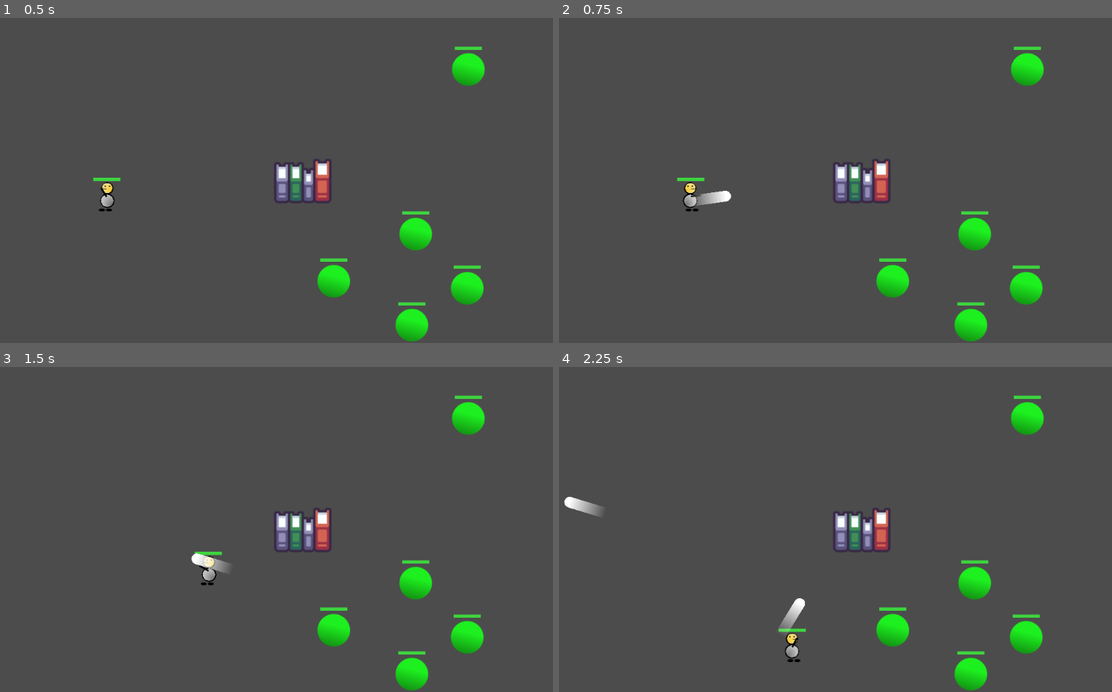
Above: before the commit, frames 1-4 (two rows, left to right).
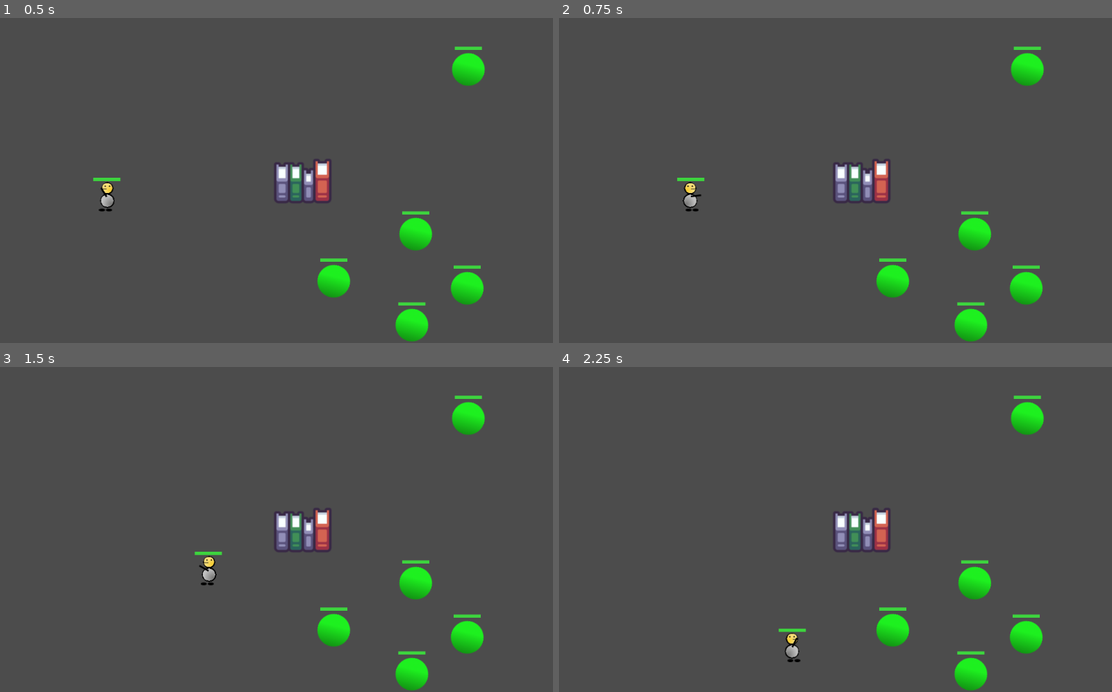
Above: after the commit, the same moments.

Repository: NPGodotEngine/Hack_And_Slash
Game: Godot game, scene res://Levels/TestLevel.tscn
Two runs of this game, one before a commit and one after it. Both use one fixed random seed, a clock stepped at 60 frames per second and the inputs below. The project has no main scene, so this scene is started directly.
Inputs (mouse positions are in pixels of both pictures, inside the frame that each line leads up to):
- Up to frame 1 (0.5 s): no input
- Up to frame 2 (0.75 s): tap Enter at 0.5 s; move the mouse to (957, 164) at 0.52 s; press the mouse at (957, 164) at 0.53 s; hold D (move_right) from 0.53 s (still down)
- Up to frame 3 (1.5 s): move the mouse to (165, 545) at 1.27 s; release D (move_right) at 1.28 s; release the mouse at (165, 545) at 1.28 s; hold S (move_down) from 1.28 s (still down); right-click (165, 545) at 1.35 s
- Up to frame 4 (2.25 s): move the mouse to (890, 458) at 2.02 s; release S (move_down) at 2.03 s; press the mouse at (890, 458) at 2.03 s; hold D (move_right) from 2.03 s (still down)

Frame 1 is identical in both runs. In frame 2, 0.2% of the frame differs, in the area x 23-32%, y 53-58%; in frame 3, 0.2%; in frame 4, 0.5%, in the area x 0-45%, y 39-83%.

Commit message:
Feature: Trail

Diff:
--- /dev/null
+++ b/Shared/Trail/FireTrail.tscn
@@ -0,0 +1,25 @@
+[gd_scene load_steps=5 format=2]
+
+[ext_resource path="res://Assets/Trail.png" type="Texture" id=1]
+[ext_resource path="res://Shared/Trail/Trail.gd" type="Script" id=2]
+
+[sub_resource type="Curve" id=1]
+_data = [ Vector2( 0, 0.127273 ), 0.0, 0.0, 0, 0, Vector2( 1, 1 ), 0.0, 0.0, 0, 0 ]
+
+[sub_resource type="Gradient" id=2]
+offsets = PoolRealArray( 0, 0.232558, 0.426357, 0.709302, 0.821705, 1 )
+colors = PoolColorArray( 0, 0, 0, 0, 0.906738, 0.364181, 0.102716, 0.352941, 0.521484, 0.238335, 0, 1, 0.870588, 0.545098, 0.0901961, 1, 0.941176, 0.890196, 0.498039, 1, 1, 1, 1, 1 )
+
+[node name="FireTrail" type="Line2D"]
+position = Vector2( 35, 167 )
+points = PoolVector2Array( 3, -4 )
+width = 15.0
+width_curve = SubResource( 1 )
+default_color = Color( 0.4, 0.501961, 1, 1 )
+gradient = SubResource( 2 )
+texture = ExtResource( 1 )
+texture_mode = 2
+joint_mode = 2
+end_cap_mode = 2
+script = ExtResource( 2 )
+wild_range = 1.0
--- /dev/null
+++ b/Shared/Trail/SmokeTrail.tscn
@@ -0,0 +1,25 @@
+[gd_scene load_steps=5 format=2]
+
+[ext_resource path="res://Shared/Trail/Trail.gd" type="Script" id=2]
+[ext_resource path="res://Assets/Trail.png" type="Texture" id=3]
+
+[sub_resource type="Curve" id=1]
+_data = [ Vector2( 0, 0.690909 ), 0.0, 0.0, 0, 0, Vector2( 0.99654, 0.506818 ), 0.0, 0.0, 0, 0 ]
+
+[sub_resource type="Gradient" id=2]
+offsets = PoolRealArray( 0, 0.44186, 0.577519, 0.74031, 0.879845, 1 )
+colors = PoolColorArray( 0, 0, 0, 0, 0, 0, 0, 0.352941, 0, 0, 0, 0.721569, 0, 0, 0, 0.831373, 0.685714, 0.685714, 0.685714, 0.872093, 1, 1, 1, 1 )
+
+[node name="SomkeTrail" type="Line2D"]
+position = Vector2( 35, 167 )
+points = PoolVector2Array( 3, -4 )
+width = 30.0
+width_curve = SubResource( 1 )
+default_color = Color( 0.4, 0.501961, 1, 1 )
+gradient = SubResource( 2 )
+texture = ExtResource( 3 )
+texture_mode = 2
+joint_mode = 2
+begin_cap_mode = 2
+end_cap_mode = 2
+script = ExtResource( 2 )
--- /dev/null
+++ b/Shared/Trail/Trail.gd
@@ -0,0 +1,30 @@
+class_name Trail
+extends Line2D
+
+export (float) var wildness := 3.0
+export (float) var wild_range := 2.0
+export (int, 5, 600) var max_points = 50
+export (Vector2) var gravity := Vector2.ZERO
+export (float) var frame_per_seconds = 30.0
+
+var _ticks := 0.0
+
+func _ready():
+	clear_points()
+
+
+func _process(delta):
+	global_position += Vector2.RIGHT * 50.0 * delta
+
+	if _ticks >=  1 / frame_per_seconds:
+		add_point(position)
+		if points.size() > max_points:
+			remove_point(0)
+			_ticks = 0.0
+
+	_ticks += delta
+
+
+	for p in range(get_point_count()):
+		var rand_vector := Vector2( rand_range(-wild_range, wild_range), rand_range(-wild_range, wild_range) )
+		set_point_position(p, points[p] +(gravity + ( rand_vector * wildness)) * delta)
--- a/Skills/Projectile/FireBulletSkill/FireBullet/FireBullet.tscn
+++ b/Skills/Projectile/FireBulletSkill/FireBullet/FireBullet.tscn
@@ -1,13 +1,7 @@
-[gd_scene load_steps=6 format=2]
+[gd_scene load_steps=4 format=2]
 
 [ext_resource path="res://Skills/Projectile/FireBulletSkill/FireBullet/FireBullet.gd" type="Script" id=1]
 [ext_resource path="res://Assets/Fire_ball.png" type="Texture" id=2]
-
-[sub_resource type="Curve" id=2]
-_data = [ Vector2( 0, 1 ), 0.0, 0.0, 0, 1, Vector2( 0.982699, 1 ), 0.0, 0.0, 1, 0 ]
-
-[sub_resource type="Gradient" id=3]
-colors = PoolColorArray( 1, 1, 1, 1, 1, 1, 1, 0 )
 
 [sub_resource type="CircleShape2D" id=1]
 radius = 8.0
@@ -17,17 +11,6 @@
 collision_mask = 6
 script = ExtResource( 1 )
 
-[node name="Line2D" type="Line2D" parent="."]
-points = PoolVector2Array( -1, 0, -60, 0 )
-width = 20.0
-width_curve = SubResource( 2 )
-default_color = Color( 1, 1, 1, 1 )
-gradient = SubResource( 3 )
-texture_mode = 2
-joint_mode = 2
-begin_cap_mode = 2
-end_cap_mode = 1
-
 [node name="Skin" type="Sprite" parent="."]
 visible = false
 texture = ExtResource( 2 )
--- a/project.godot
+++ b/project.godot
@@ -68,6 +68,11 @@
 "class": "SkillManager",
 "language": "GDScript",
 "path": "res://Skills/SkillManager/SkillManager.gd"
+}, {
+"base": "Line2D",
+"class": "Trail",
+"language": "GDScript",
+"path": "res://Shared/Trail/Trail.gd"
 } ]
 _global_script_class_icons={
 "Character": "",
@@ -81,7 +86,8 @@
 "Projectile": "",
 "ProjectileSkill": "",
 "Skill": "",
-"SkillManager": ""
+"SkillManager": "",
+"Trail": ""
 }
 
 [application]
Binary file added: Assets/Trail.png
Not shown, added: Assets/Trail.png.import
Not shown, added: Assets/Trail.xcf
